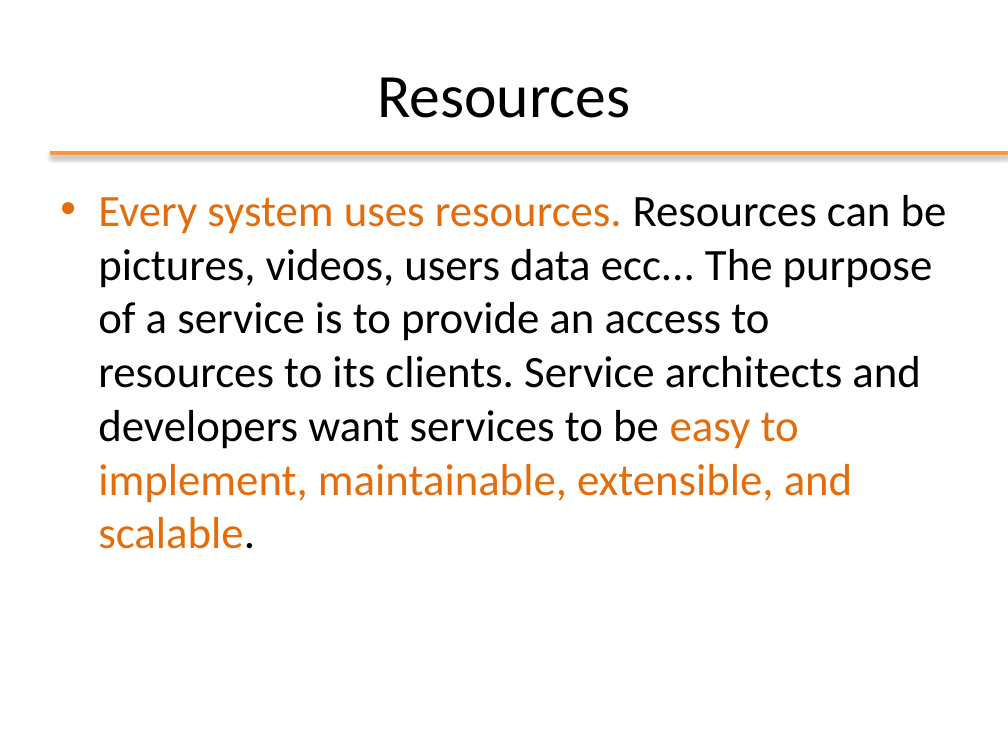
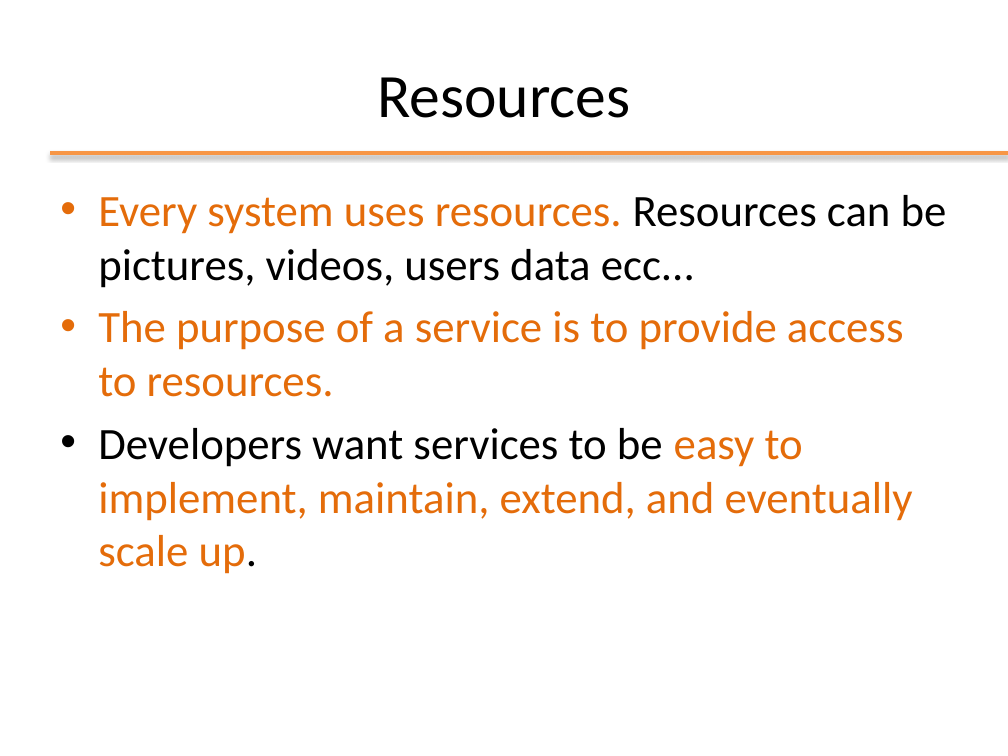
Before and after one commit to Andrea99-beep/ooprogramming, a slide deck: slide 9 of slides/ppt/09_REST.pptx (slide 7 before the commit). Drawn at 1008x756 pixels with LibreOffice and Linux fonts; fonts in the diff are those of the drawing; background and template pictures are left out. Boxes give left, top, right and bottom in pixels: in the first picture for what was removed or moved away, otherwise in the second. Text is boxed around its words. In the diff, an @@ line names an element or a change of style, - is before the commit and + after.

```diff
--- a/slides/ppt/09_REST.pptx
+++ b/slides/ppt/09_REST.pptx
@@ text at (98, 195, 947, 574): text changed; text colour #000000 to #E46C0A @@
-• Every system uses resources. Resources can be pictures, videos, users data ecc... The purpose of a service is to provide an access to resources to its clients. Service architects and developers want services to be easy to implement, maintainable, extensible, and scalable.
+• Every system uses resources. Resources can be pictures, videos, users data ecc...
+• The purpose of a service is to provide access to resources.
+• Developers want services to be easy to implement, maintain, extend, and eventually scale up.
```
Also in this commit, not shown: 13 other slides changed, 2 slides added, 2 slides removed, 18 other files.
